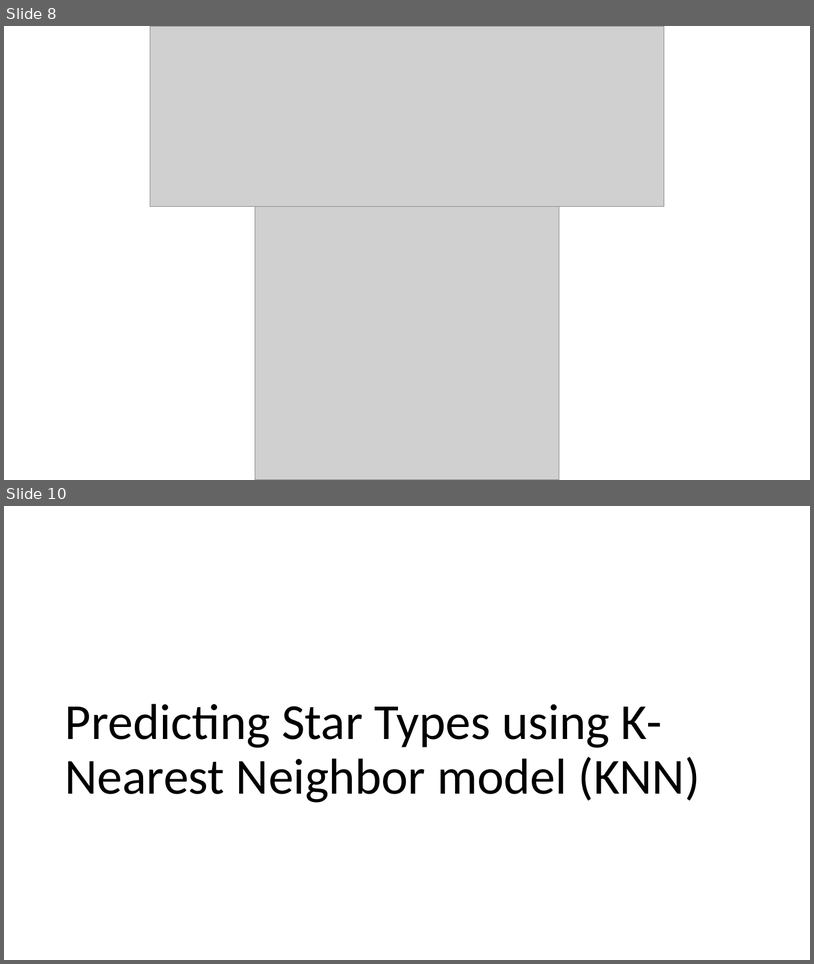
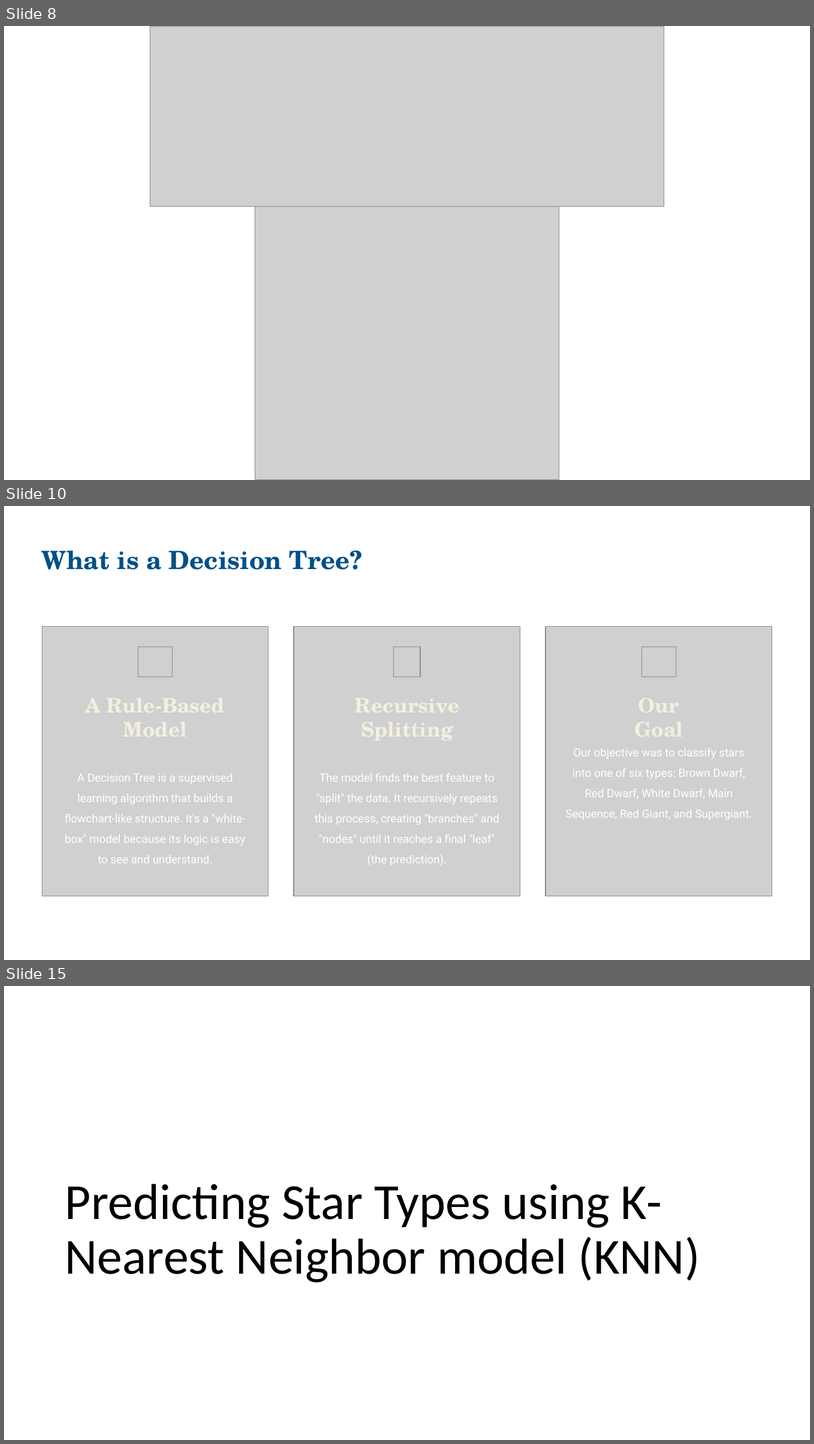
Before and after one commit to aidenhammond/data-science-final-project, a slide deck: data-science-final-projects.pptx. Shown one above the other, each under a label of ours: slides 8 and 10 before the commit, slides 8, 10 and 15 after it; the slides between them are not shown. The pictures are 814x964 and 814x1444 pixels, drawn with LibreOffice and Linux fonts; fonts in the diff are those of the drawing; grey boxes stand for pictures. Boxes give left, top, right and bottom in pixels: in the first picture for what was removed or moved away, otherwise in the second. Text is boxed around its words. In the diff, an @@ line names an element or a change of style, - is before the commit and + after.

```diff
--- a/data-science-final-projects.pptx
+++ b/data-science-final-projects.pptx
@@ slide 10 added at (4,506,810,960), background #FFFFFF @@
@@ text added at (42,550,363,570), 30 pt, text #005088, bold @@
+What is a Decision Tree?
@@ picture added at (42,627,269,896) @@
@@ picture added at (294,627,521,896) @@
@@ picture added at (546,627,773,896) @@
@@ picture added at (138,646,172,676) @@
@@ picture added at (394,646,421,676) @@
@@ picture added at (642,646,676,676) @@
@@ text added at (566,748,752,820), 13.5 pt, text #FFFFFF @@
+Our objective was to classify stars into one of six types: Brown Dwarf, Red Dwarf, White Dwarf, Main Sequence, Red Giant, and Supergiant.
@@ text added at (573,748,591,756), 24 pt, text #F3F0DF, bold @@
+Our Goal
@@ text added at (65,773,246,863), 13.5 pt, text #FFFFFF @@
+A Decision Tree is a supervised learning algorithm that builds a flowchart-like structure. It's a "white-box" model because its logic is easy to see and understand.
@@ text added at (315,773,500,865), 13.5 pt, text #FFFFFF @@
+The model finds the best feature to "split" the data. It recursively repeats this process, creating "branches" and "nodes" until it reaches a final "leaf" (the prediction).
@@ what was slide 10 is now slide 15 @@
```
Also in this commit, not shown: 1 slide changed, 4 other slides added.
